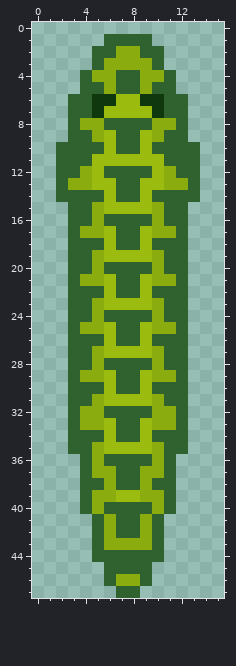
Two states of a pixel-art file, Aseprite/Snake.aseprite. Above is the file before it was changed.
16x48 pixels, 1 frame.
The result:
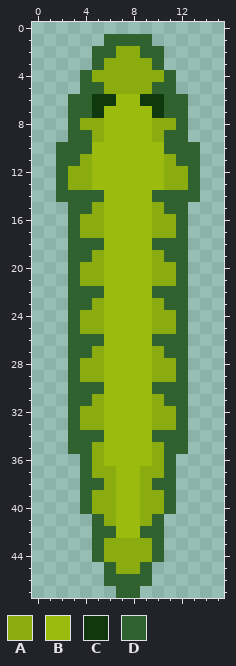
Palette (. is transparent): A #8bac0f  B #9bbc0f  C #0f380f  D #306230
Changes in this commit:
{"y":4,"x":7,"old":"DD","new":"AA"}
{"y":5,"x":7,"old":"DD","new":"AA"}
{"y":8,"x":6,"old":"DDDD","new":"BBBB"}
{"y":9,"x":7,"old":"DD","new":"BB"}
{"y":10,"x":5,"old":"D","new":"B"}
{"y":10,"x":7,"old":"DD","new":"BB"}
{"y":10,"x":10,"old":"D","new":"B"}
{"y":11,"x":4,"old":"D","new":"A"}
{"y":11,"x":11,"old":"D","new":"A"}
{"y":12,"x":3,"old":"D","new":"A"}
{"y":12,"x":6,"old":"DDDD","new":"BBBB"}
{"y":12,"x":12,"old":"D","new":"A"}
{"y":13,"x":7,"old":"DD","new":"BB"}
{"y":14,"x":7,"old":"DD","new":"BB"}
{"y":16,"x":4,"old":"D","new":"A"}
{"y":16,"x":6,"old":"DDDD","new":"BBBB"}
{"y":16,"x":11,"old":"D","new":"A"}
{"y":17,"x":7,"old":"DD","new":"BB"}
{"y":18,"x":7,"old":"DD","new":"BB"}
{"y":20,"x":4,"old":"D","new":"A"}
{"y":20,"x":6,"old":"DDDD","new":"BBBB"}
{"y":20,"x":11,"old":"D","new":"A"}
{"y":21,"x":7,"old":"DD","new":"BB"}
{"y":22,"x":7,"old":"DD","new":"BB"}
{"y":24,"x":4,"old":"D","new":"A"}
{"y":24,"x":6,"old":"DDDD","new":"BBBB"}
{"y":24,"x":11,"old":"D","new":"A"}
{"y":25,"x":7,"old":"DD","new":"BB"}
{"y":26,"x":7,"old":"DD","new":"BB"}
{"y":28,"x":4,"old":"D","new":"A"}
{"y":28,"x":6,"old":"DDDD","new":"BBBB"}
{"y":28,"x":11,"old":"D","new":"A"}
{"y":29,"x":7,"old":"DD","new":"BB"}
{"y":30,"x":7,"old":"DD","new":"BB"}
{"y":32,"x":6,"old":"DDDD","new":"BBBB"}
{"y":33,"x":7,"old":"DD","new":"BB"}
{"y":34,"x":7,"old":"DD","new":"BB"}
{"y":36,"x":6,"old":"DDDD","new":"BBBB"}
{"y":37,"x":7,"old":"DD","new":"BB"}
{"y":38,"x":7,"old":"DD","new":"BB"}
{"y":40,"x":6,"old":"DDDD","new":"ABBA"}
{"y":41,"x":7,"old":"DD","new":"BB"}
{"y":42,"x":6,"old":"ADDA","new":"DBBD"}
{"y":44,"x":6,"old":"DDDD","new":"AAAA"}
{"y":45,"x":7,"old":"DD","new":"AA"}
{"y":46,"x":7,"old":"AA","new":"DD"}
